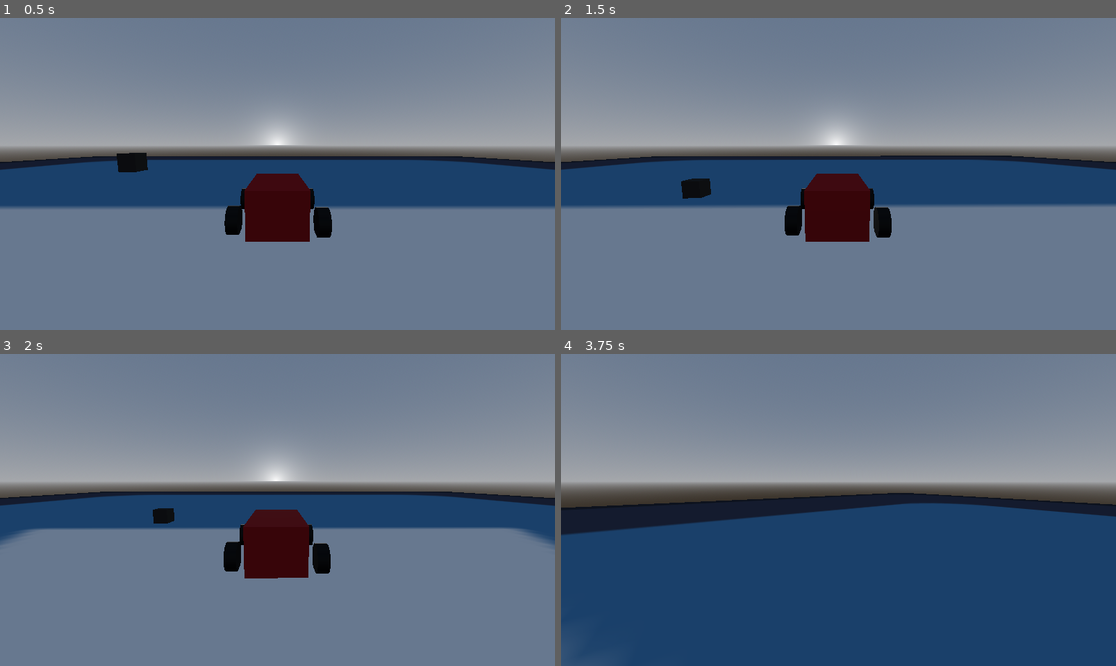
Above: before the commit, frames 1-4 (two rows, left to right).
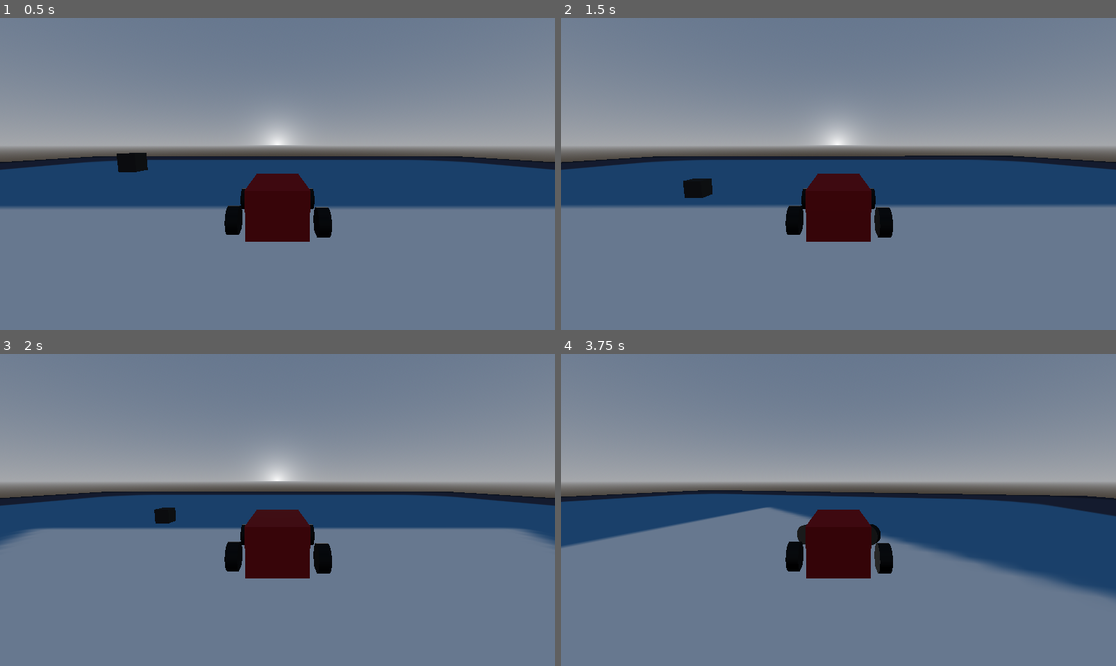
Above: after the commit, the same moments.

Repository: GrayJayV0/vehicle-test
Game: Godot game, scene res://world.tscn
Same seed, same stepped clock (60 frames per second), same inputs: the game is played once before the commit and once after it. The engine's default icon, where the game draws it, is replaced by a stand-in: a white triangle on a blue panel in a dark square.
Inputs:
- Up to frame 1 (0.5 s): no input
- Up to frame 2 (1.5 s): hold Right (ui_right) 0.53-1.28 s; hold Shift (drift) 0.53-1.28 s; tap Enter at 1.25 s; hold Down (ui_down) from 1.28 s (still down); tap Shift (drift) at 1.35 s
- Up to frame 3 (2 s): keep holding Down (ui_down)
- Up to frame 4 (3.75 s): release Down (ui_down) at 2.03 s; hold Right (ui_right) 2.03-2.78 s; hold Shift (drift) 2.03-2.78 s; hold Up (ui_up) 2.78-3.53 s; tap Shift (drift) at 2.85 s; hold Left (ui_left) from 3.53 s (still down); hold Shift (drift) from 3.53 s (still down)

Frame 1 is identical in both runs. In frame 2, 0.3% of the frame differs, in the area x 0-99%, y 44-72%; in frame 3, 0.3%; in frame 4, 46%, in the area x 0-100%, y 43-100%.

Commit message:
Update car.gd

Diff:
--- a/car.gd
+++ b/car.gd
@@ -22,6 +22,7 @@
 	#print(rotation_degrees,rotation)
 	#print(linear_velocity)
 	if Input.is_action_pressed("drift") and Input.get_axis("ui_right","ui_left") != 0 and !drift:
+		#Takes the all the cars positional and rotaitional data at the time of the drift
 		drift = true
 		axis = Input.get_axis("ui_right","ui_left")
 		steering = Input.get_axis("ui_right","ui_left")
@@ -48,39 +49,7 @@
 func _integrate_forces(state: PhysicsDirectBodyState3D) -> void:
 	var total
 	var clamp_rotation
-	if drift and axis == 1:
-		if Input.get_axis("ui_right","ui_left") == 1:
-			if (sign(rotation_degrees.y)*old_rotation.y + 75 > sign(rotation_degrees.y)*90):
-				if clamp(rotation_degrees.y,[old_rotation.y+(90*sign(rotation_degrees.y)),0].min(),[old_rotation.y+(90*sign(rotation_degrees.y)),0].max()):
-					clamp_rotation = clamp(rotation_degrees.y,[old_rotation.y+(90*sign(rotation_degrees.y)),0].min(),[old_rotation.y+(90*sign(rotation_degrees.y)),0].max())
-				elif clamp(rotation_degrees.y,old_rotation.y,90):
-					clamp_rotation = clamp(rotation_degrees.y,old_rotation.y,90)
-					rotation_degrees.y = clamp_rotation
-			else:
-				clamp_rotation = clamp(rotation_degrees.y,old_rotation.y,old_rotation.y + 75)
-				rotation_degrees.y = clamp_rotation
-
-		elif Input.get_axis("ui_right","ui_left") == 0:
-			if (sign(rotation_degrees.y)*old_rotation.y + 55 > sign(rotation_degrees.y)*90):
-				if clamp(rotation_degrees.y,[old_rotation.y+(90*sign(rotation_degrees.y)),0].min(),[old_rotation.y+(90*sign(rotation_degrees.y)),0].max()):
-					rotation_degrees.y = clamp(rotation_degrees.y,[old_rotation.y+(90*sign(rotation_degrees.y)),0].min(),[old_rotation.y+(90*sign(rotation_degrees.y)),0].max())
-				elif clamp(rotation_degrees.y,old_rotation.y,90):
-					rotation_degrees.y = clamp(rotation_degrees.y,old_rotation.y,90)
-			else:
-				clamp_rotation = clamp(rotation_degrees.y,old_rotation.y,old_rotation.y + 35)
-				rotation_degrees.y = clamp_rotation
-		elif Input.get_axis("ui_right","ui_left") == -1:
-			if (sign(rotation_degrees.y)*old_rotation.y + 35 > sign(rotation_degrees.y)*90):
-				if clamp(rotation_degrees.y,[old_rotation.y+(90*sign(rotation_degrees.y)),0].min(),[old_rotation.y+(90*sign(rotation_degrees.y)),0].max()):
-					rotation_degrees.y = clamp(rotation_degrees.y,[old_rotation.y+(90*sign(rotation_degrees.y)),0].min(),[old_rotation.y+(90*sign(rotation_degrees.y)),0].max())
-				elif clamp(rotation_degrees.y,old_rotation.y,90):
-					rotation_degrees.y = clamp(rotation_degrees.y,old_rotation.y,90)
-			else:
-				clamp_rotation = clamp(rotation_degrees.y,old_rotation.y,old_rotation.y + 35)
-				rotation_degrees.y = clamp_rotation
-		else:
-			pass
-	elif drift and axis == -1:
+	if drift:
 		if Input.get_axis("ui_right","ui_left") == -1:
 			if (sign(rotation_degrees.y)*old_rotation.y + 75 > sign(rotation_degrees.y)*90):
 				if clamp(rotation_degrees.y,[old_rotation.y+(90*sign(rotation_degrees.y)),0].min(),[old_rotation.y+(90*sign(rotation_degrees.y)),0].max()):
@@ -108,5 +77,75 @@
 			else:
 				clamp_rotation = clamp(rotation_degrees.y,old_rotation.y,old_rotation.y + 35)
 				rotation_degrees.y = clamp_rotation
-	if Input.is_action_just_pressed("drift"):
-		camera.rotation_degrees.y += rotation_degrees.y
+
+
+
+
+
+	#if drift and axis == 1:
+		##Control the left drift
+		#if Input.get_axis("ui_right","ui_left") == 1:
+			##Control the wide left drift
+			#if (sign(rotation_degrees.y)*old_rotation.y + 75 > sign(rotation_degrees.y)*90):
+				#if clamp(rotation_degrees.y,[old_rotation.y+(90*sign(rotation_degrees.y)),0].min(),[old_rotation.y+(90*sign(rotation_degrees.y)),0].max()):
+					#clamp_rotation = clamp(rotation_degrees.y,[old_rotation.y+(90*sign(rotation_degrees.y)),0].min(),[old_rotation.y+(90*sign(rotation_degrees.y)),0].max())
+				#elif clamp(rotation_degrees.y,old_rotation.y,90):
+					#clamp_rotation = clamp(rotation_degrees.y,old_rotation.y,90)
+					#rotation_degrees.y = clamp_rotation
+			#else:
+				#clamp_rotation = clamp(rotation_degrees.y,old_rotation.y,old_rotation.y + 75)
+				#rotation_degrees.y = clamp_rotation
+			#
+			##Control the neutral left drift
+		#elif Input.get_axis("ui_right","ui_left") == 0:
+			#if (sign(rotation_degrees.y)*old_rotation.y + 55 > sign(rotation_degrees.y)*90):
+				#if clamp(rotation_degrees.y,[old_rotation.y+(90*sign(rotation_degrees.y)),0].min(),[old_rotation.y+(90*sign(rotation_degrees.y)),0].max()):
+					#rotation_degrees.y = clamp(rotation_degrees.y,[old_rotation.y+(90*sign(rotation_degrees.y)),0].min(),[old_rotation.y+(90*sign(rotation_degrees.y)),0].max())
+				#elif clamp(rotation_degrees.y,old_rotation.y,90):
+					#rotation_degrees.y = clamp(rotation_degrees.y,old_rotation.y,90)
+			#else:
+				#clamp_rotation = clamp(rotation_degrees.y,old_rotation.y,old_rotation.y + 35)
+				#rotation_degrees.y = clamp_rotation
+				#
+			##Control the tight left drift
+		#elif Input.get_axis("ui_right","ui_left") == -1:
+			#if (sign(rotation_degrees.y)*old_rotation.y + 35 > sign(rotation_degrees.y)*90):
+				#if clamp(rotation_degrees.y,[old_rotation.y+(90*sign(rotation_degrees.y)),0].min(),[old_rotation.y+(90*sign(rotation_degrees.y)),0].max()):
+					#rotation_degrees.y = clamp(rotation_degrees.y,[old_rotation.y+(90*sign(rotation_degrees.y)),0].min(),[old_rotation.y+(90*sign(rotation_degrees.y)),0].max())
+				#elif clamp(rotation_degrees.y,old_rotation.y,90):
+					#rotation_degrees.y = clamp(rotation_degrees.y,old_rotation.y,90)
+			#else:
+				#clamp_rotation = clamp(rotation_degrees.y,old_rotation.y,old_rotation.y + 35)
+				#rotation_degrees.y = clamp_rotation
+		#else:
+			#pass
+	#elif drift and axis == -1:
+		#if Input.get_axis("ui_right","ui_left") == -1:
+			#if (sign(rotation_degrees.y)*old_rotation.y + 75 > sign(rotation_degrees.y)*90):
+				#if clamp(rotation_degrees.y,[old_rotation.y+(90*sign(rotation_degrees.y)),0].min(),[old_rotation.y+(90*sign(rotation_degrees.y)),0].max()):
+					#rotation_degrees.y = clamp(rotation_degrees.y,[old_rotation.y+(90*sign(rotation_degrees.y)),0].min(),[old_rotation.y+(90*sign(rotation_degrees.y)),0].max())
+				#elif clamp(rotation_degrees.y,old_rotation.y,90):
+					#rotation_degrees.y = clamp(rotation_degrees.y,old_rotation.y,90)
+			#else:
+				#clamp_rotation = clamp(rotation_degrees.y,old_rotation.y,old_rotation.y + 75)
+				#rotation_degrees.y = clamp_rotation
+		#elif Input.get_axis("ui_right","ui_left") == 0:
+			#if (sign(rotation_degrees.y)*old_rotation.y + 55 > sign(rotation_degrees.y)*90):
+				#if clamp(rotation_degrees.y,[old_rotation.y+(90*sign(rotation_degrees.y)),0].min(),[old_rotation.y+(90*sign(rotation_degrees.y)),0].max()):
+					#rotation_degrees.y = clamp(rotation_degrees.y,[old_rotation.y+(90*sign(rotation_degrees.y)),0].min(),[old_rotation.y+(90*sign(rotation_degrees.y)),0].max())
+				#elif clamp(rotation_degrees.y,old_rotation.y,90):
+					#rotation_degrees.y = clamp(rotation_degrees.y,old_rotation.y,90)
+			#else:
+				#clamp_rotation = clamp(rotation_degrees.y,old_rotation.y,old_rotation.y + 55)
+				#rotation_degrees.y = clamp_rotation
+		#elif Input.get_axis("ui_right","ui_left") == 1:
+			#if (sign(rotation_degrees.y)*old_rotation.y + 35 > sign(rotation_degrees.y)*90):
+				#if clamp(rotation_degrees.y,[old_rotation.y+(90*sign(rotation_degrees.y)),0].min(),[old_rotation.y+(90*sign(rotation_degrees.y)),0].max()):
+					#rotation_degrees.y = clamp(rotation_degrees.y,[old_rotation.y+(90*sign(rotation_degrees.y)),0].min(),[old_rotation.y+(90*sign(rotation_degrees.y)),0].max())
+				#elif clamp(rotation_degrees.y,old_rotation.y,90):
+					#rotation_degrees.y = clamp(rotation_degrees.y,old_rotation.y,90)
+			#else:
+				#clamp_rotation = clamp(rotation_degrees.y,old_rotation.y,old_rotation.y + 35)
+				#rotation_degrees.y = clamp_rotation
+	#if Input.is_action_just_pressed("drift"):
+		#camera.rotation_degrees.y += rotation_degrees.y
